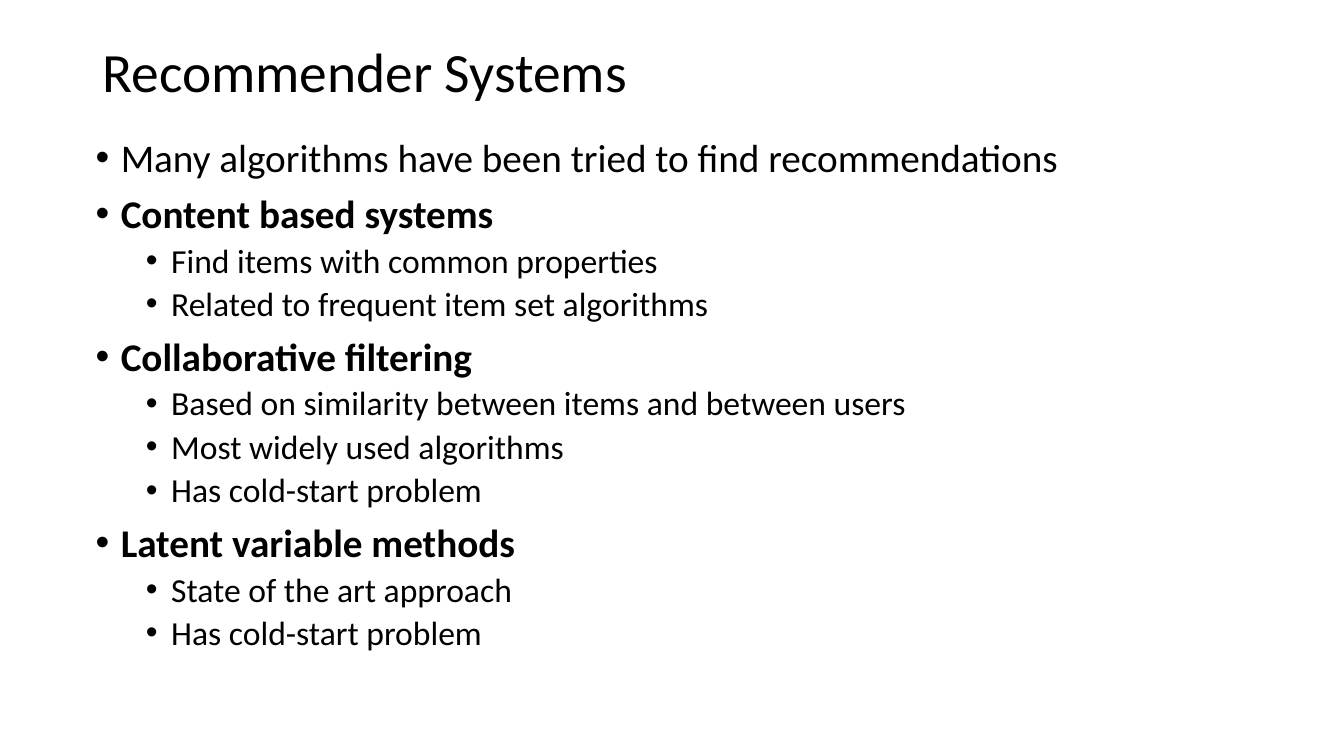
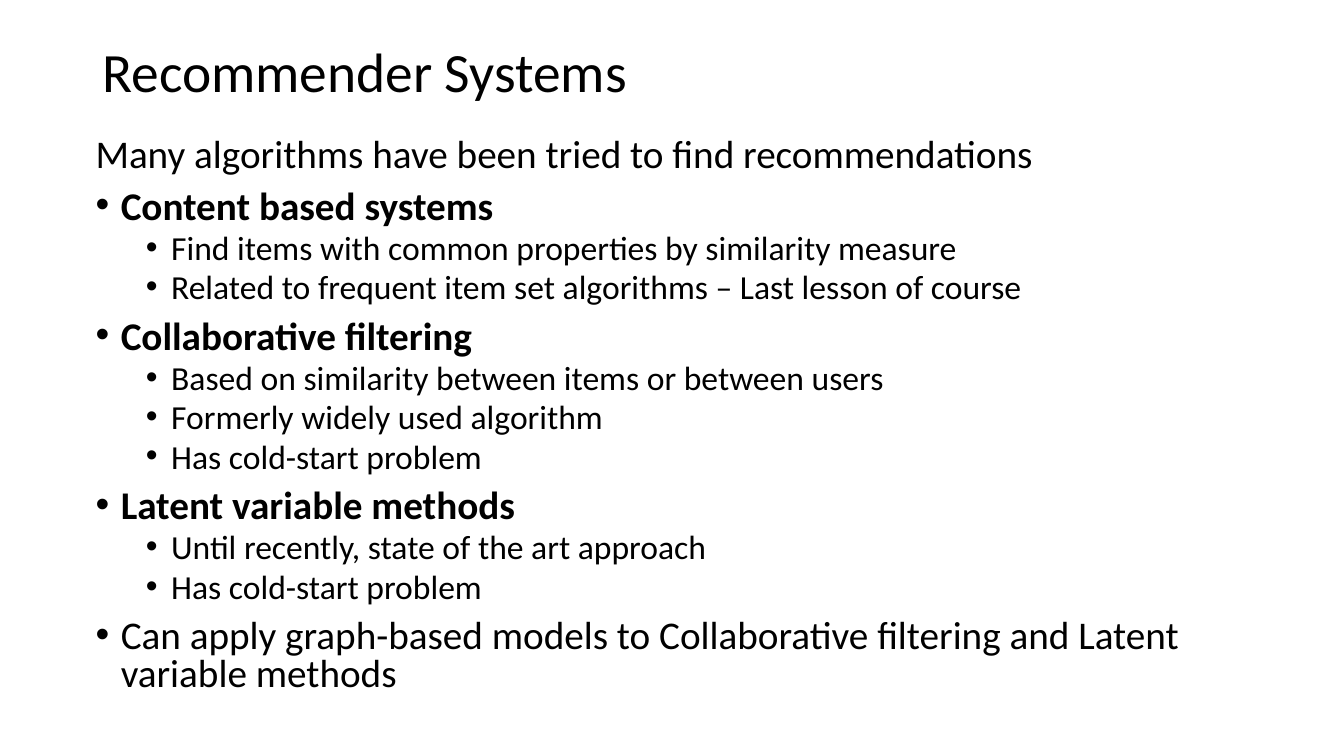
Before and after one commit to StephenElston/CSCI-E-108, a slide deck: slide 7 of slides/8_RecommenderSystems.pptx (slide 6 before the commit). Drawn at 1344x756 pixels with LibreOffice and Linux fonts; fonts in the diff are those of the drawing. Boxes give left, top, right and bottom in pixels: in the first picture for what was removed or moved away, otherwise in the second. Text is boxed around its words. In the diff, an @@ line names an element or a change of style, - is before the commit and + after.

```diff
--- a/slides/8_RecommenderSystems.pptx
+++ b/slides/8_RecommenderSystems.pptx
@@ text at <box>96,140,1032,605</box>: bullet • to none; line spacing 0.9 to 0.8 @@
@@ text at <box>171,236,1021,305</box>: text changed @@
-  • Find items with common properties
-  • Related to frequent item set algorithms
+  • Find items with common properties by similarity measure
+  • Related to frequent item set algorithms – Last lesson of course
@@ text at <box>171,366,884,435</box>: text changed @@
-  • Based on similarity between items and between users
-  • Most widely used algorithms
+  • Based on similarity between items or between users
+  • Formerly widely used algorithm
@@ text at <box>171,535,706,565</box>: text changed @@
-  • State of the art approach
+  • Until recently, state of the art approach
@@ text at <box>121,621,1178,688</box>: paragraph added @@
+• Can apply graph-based models to Collaborative filtering and Latent variable methods
```
Also in this commit, not shown: 30 other slides changed, 2 slides added, 2 other files.
